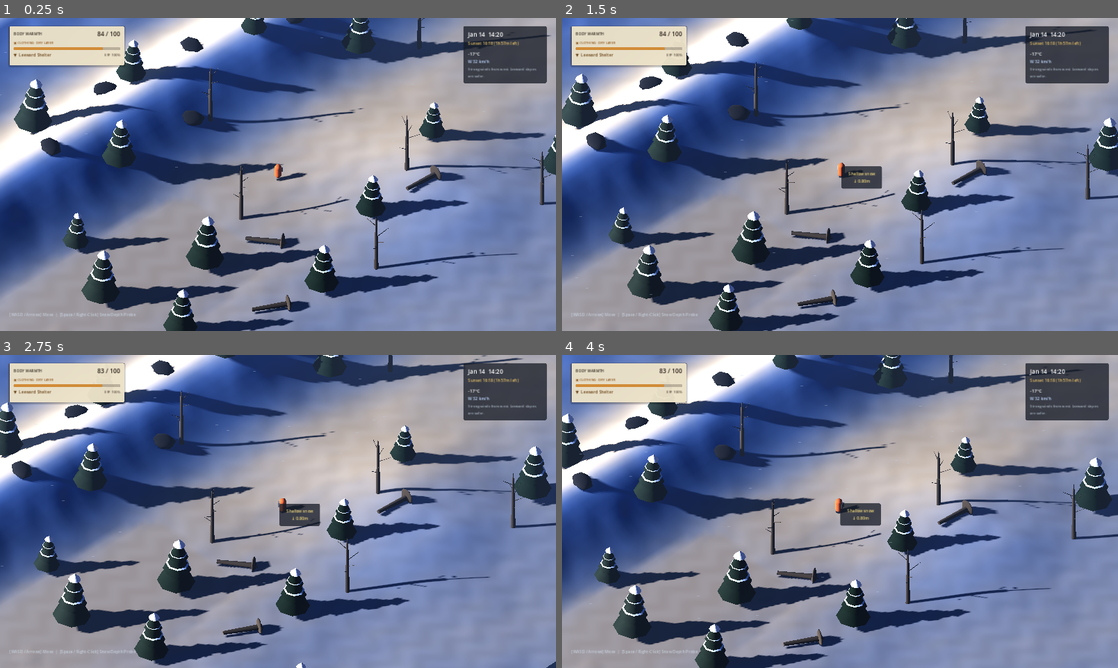
Above: before the commit, frames 1-4 (two rows, left to right).
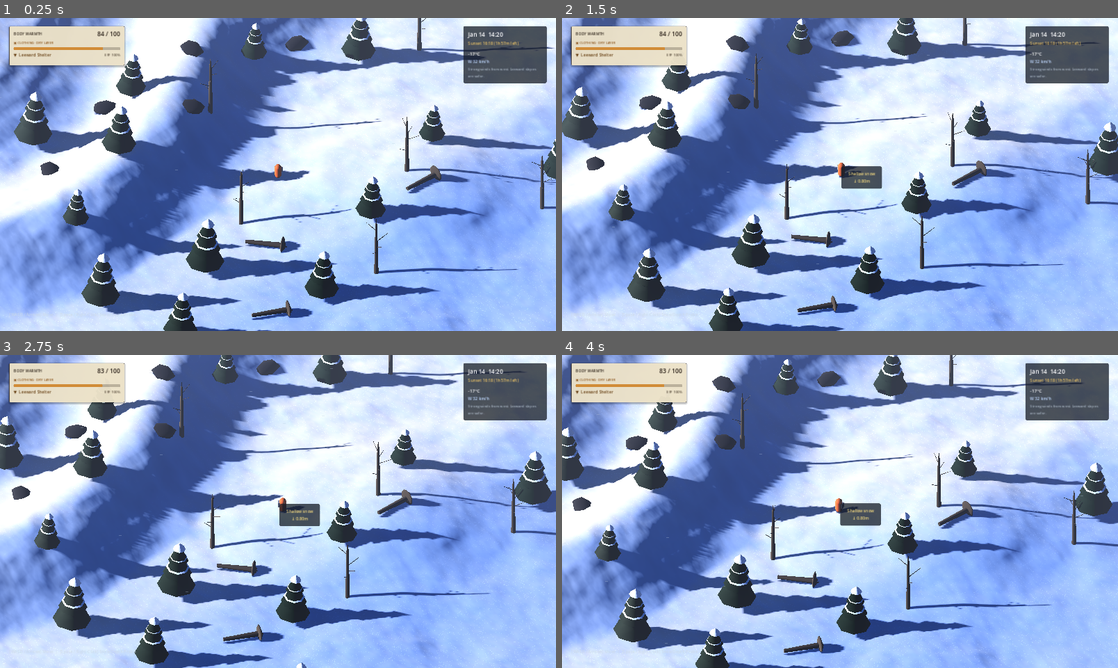
Above: after the commit, the same moments.

Repository: bobbik1984/winter-shelter
Game: Godot game, scene res://scenes/main.tscn
Same seed, same stepped clock (60 frames per second), same inputs: the game is played once before the commit and once after it.
Inputs:
- Up to frame 1 (0.25 s): no input
- Up to frame 2 (1.5 s): hold D (move_right) 0.53-1.28 s; tap Space (probe) at 0.6, 1.35 s; hold S (move_down) from 1.28 s (still down)
- Up to frame 3 (2.75 s): release S (move_down) at 2.03 s; hold D (move_right) from 2.03 s (still down); tap Space (probe) at 2.1 s
- Up to frame 4 (4 s): release D (move_right) at 2.78 s; hold W (move_up) 2.78-3.53 s; tap Space (probe) at 2.85, 3.6 s; hold A (move_left) from 3.53 s (still down)

The runs differ from the first frame. In frame 1, 85% of the frame differs, in the area x 0-100%, y 0-100%; in frame 2, 85%; in frame 3, 85%; in frame 4, 85%.

Commit message:
[wild] blueprint(m2): multi-scale terraced snowfield, sastrugi normal shader & low-sun lighting

Diff:
--- a/scripts/world/atmosphere_setup.gd
+++ b/scripts/world/atmosphere_setup.gd
@@ -1,7 +1,7 @@
 extends WorldEnvironment
 
-## M1 大气：低角度暖金夕阳 + 冷蓝天光 + 远景雾。
-## 挂在 main.tscn 的 WorldEnvironment 上，运行时替换占位 Environment。
+## M1->M2 大气与夕阳光照（主创定标版）：
+## 对齐 VISUAL_LANGUAGE.md：低角度暖金夕阳（俯角 -24°）+ 钴蓝高空环境光 + 远景暖雾。
 
 func _ready() -> void:
 	var env := Environment.new()
@@ -9,39 +9,41 @@
 
 	var sky := Sky.new()
 	var sky_mat := ProceduralSkyMaterial.new()
-	sky_mat.sky_top_color = Color(0.10, 0.20, 0.42)
-	sky_mat.sky_horizon_color = Color(0.92, 0.68, 0.50)
-	sky_mat.sky_curve = 0.18
-	sky_mat.ground_bottom_color = Color(0.18, 0.24, 0.36)
-	sky_mat.ground_horizon_color = Color(0.72, 0.62, 0.58)
+	sky_mat.sky_top_color = Color(0.14, 0.26, 0.50)
+	sky_mat.sky_horizon_color = Color(0.94, 0.72, 0.52)
+	sky_mat.sky_curve = 0.16
+	sky_mat.ground_bottom_color = Color(0.20, 0.28, 0.42)
+	sky_mat.ground_horizon_color = Color(0.76, 0.66, 0.58)
 	sky_mat.ground_curve = 0.10
-	sky_mat.sun_angle_max = 18.0
-	sky_mat.sun_curve = 0.12
+	sky_mat.sun_angle_max = 22.0
+	sky_mat.sun_curve = 0.10
 	sky.sky_material = sky_mat
 	env.sky = sky
 
 	env.ambient_light_source = Environment.AMBIENT_SOURCE_SKY
-	env.ambient_light_sky_contribution = 0.70
-	env.ambient_light_color = Color(0.42, 0.56, 0.78)
-	env.ambient_light_energy = 0.55
+	env.ambient_light_sky_contribution = 0.62
+	env.ambient_light_color = Color(0.38, 0.52, 0.78)
+	env.ambient_light_energy = 0.68
 
 	env.tonemap_mode = Environment.TONE_MAPPER_ACES
-	env.tonemap_exposure = 0.72
+	env.tonemap_exposure = 0.82
+	env.tonemap_white = 4.5
 
 	env.fog_enabled = true
-	env.fog_light_color = Color(0.58, 0.68, 0.84)
-	env.fog_light_energy = 0.55
-	env.fog_density = 0.003
-	env.fog_aerial_perspective = 0.65
-	env.fog_sky_affect = 0.45
+	env.fog_light_color = Color(0.72, 0.76, 0.86)
+	env.fog_light_energy = 0.65
+	env.fog_density = 0.0035
+	env.fog_aerial_perspective = 0.70
+	env.fog_sky_affect = 0.40
 
 	environment = env
 
 	var sun := get_parent().get_node_or_null("SunLight") as DirectionalLight3D
 	if sun:
-		sun.rotation_degrees = Vector3(-74.0, -35.0, 0.0)
-		sun.light_color = Color(1.0, 0.72, 0.46)
-		sun.light_energy = 1.45
+		# 低角度西北偏西落日：拉出斜向长树影，同时避免脊线正顶面垂直过曝
+		sun.rotation_degrees = Vector3(-24.0, -42.0, 0.0)
+		sun.light_color = Color(1.0, 0.78, 0.54)
+		sun.light_energy = 1.15
 		sun.shadow_enabled = true
-		sun.directional_shadow_max_distance = 120.0
-		sun.shadow_blur = 1.5
+		sun.directional_shadow_max_distance = 110.0
+		sun.shadow_blur = 1.35
--- a/scripts/world/terrain_height.gd
+++ b/scripts/world/terrain_height.gd
@@ -1,9 +1,9 @@
 class_name TerrainHeight
 extends RefCounted
 
-## M1 高度场：从 Web 原型 world.ts 的 buildTerrain() 移植。
-## 纯函数、可测试、无节点依赖。世界坐标 x 向西(-) / 向东(+)，z 向南(-) / 向北(+)。
-## 布局：西侧迎风坡 -> 脊线 -> 东侧背风缓坡 -> 雪棚平台 -> 南侧沟谷。
+## M1->M2 多尺度雪原高度场（主创定标版）：
+## 结合参考图 Box 1 (阶梯台地体块) -> Box 2/3 (蜿蜒主脊 + 背风风积雪包 + 局部雪枕 + 远景下沉谷口)。
+## 纯函数、可测试、无节点依赖。
 
 const GRID := 52
 const WORLD_SIZE := 100.0
@@ -47,20 +47,44 @@
 static func _grid_coord(value: float) -> float:
 	return clampf((value + HALF_SIZE) / WORLD_SIZE * float(GRID - 1), 0.0, float(GRID - 1))
 
+static func _ridge_center_i(j: float) -> float:
+	var wy := j / float(GRID - 1)
+	# 在 z=0 (wy=0.5) 处锚定在 i=17.8，向南北两侧呈自然 S 型蜿蜒，彻底消除尺子画出的直线白光带
+	var s_curve := sin((wy - 0.5) * PI * 2.1) * 4.2
+	var organic := (fbm(wy * 3.2, 1.7, SEED + 19, 3) - 0.5) * 3.8 * absf(wy - 0.5) * 2.0
+	return 17.8 + s_curve + organic
+
 static func _height_from_grid(i: float, j: float) -> float:
 	var wx := i / float(GRID - 1)
 	var wy := j / float(GRID - 1)
-	var windward := clampf((18.0 - i) / 10.0, 0.0, 1.0)
-	var slope := windward * (18.0 - i) * 0.55
-	var crest := exp(-pow((i - 18.0) / 3.4, 2.0)) * 5.6
-	var lee_shelf := 2.15 + exp(-pow((i - 32.0) / 7.0, 2.0)) * 0.35
-	var rolling := (fbm(i / 11.0, j / 11.0, SEED) - 0.5) * 1.55
-	var gully := -exp(-(pow((i - 28.0) / 4.5, 2.0) + pow((j - 36.0) / 3.2, 2.0))) * 1.1
-	var bench := exp(-(pow((i - 34.0) / 6.5, 2.0) + pow((j - 22.0) / 5.5, 2.0)))
+	var ridge_i := _ridge_center_i(j)
 
-	var h := maxf(slope, 0.0) + crest * (1.0 - windward * 0.15)
-	h = h * (1.0 - bench) + 2.05 * bench + lee_shelf * maxf(wx - 0.42, 0.0) * 0.4
-	h += rolling + gully + sin(wy * PI) * 0.15
+	# 1. 宏观地形：西北迎风高坡 -> 蜿蜒脊线 -> 东南背风深雪坡 -> 东北远景下沉谷口
+	var windward := clampf((ridge_i - i) / 10.5, 0.0, 1.0)
+	var slope := windward * (ridge_i - i) * 0.48
+	var crest := exp(-pow((i - ridge_i) / 3.8, 2.0)) * 5.5
+	var lee_shelf := 2.15 + exp(-pow((i - (ridge_i + 13.5)) / 7.5, 2.0)) * 0.55
+
+	# 2. 中尺度风积雪丘 (Snow Drifts) 与阶梯台地柔化 (Box 1 -> Box 2)
+	var rolling := (fbm(i / 8.5, j / 8.5, SEED, 4) - 0.5) * 1.85
+	var drift_rib := (fbm((i * 0.85 + j * 0.52) / 4.2, (j * 0.85 - i * 0.52) / 6.5, SEED + 31, 3) - 0.5) * 0.68
+	var gully := -exp(-(pow((i - 29.0) / 5.0, 2.0) + pow((j - 36.0) / 3.8, 2.0))) * 1.15
+	var bench := exp(-(pow((i - 34.0) / 6.8, 2.0) + pow((j - 22.0) / 5.8, 2.0)))
+
+	# 3. 东北/远端山谷自然下沉（让等距镜头右上角能透出远山与夕阳天际线）
+	var valley_vista := smoothstep(0.62, 0.96, wx) * smoothstep(0.55, 0.10, wy) * 1.35
+
+	var h := maxf(slope, 0.0) + crest * (1.0 - windward * 0.18)
+	h = h * (1.0 - bench) + 2.10 * bench + lee_shelf * maxf(wx - 0.40, 0.0) * 0.42
+	h += rolling + drift_rib + gully - valley_vista + sin(wy * PI) * 0.18
+
+	# 4. 轻度阶梯化（保留参考图 Box 1 -> Box 2 的台地体块结构感，外覆厚雪柔化）
+	var step_size: float = 1.15
+	var step_frac: float = fmod(maxf(h, 0.0), step_size) / step_size
+	var terraced: float = (floorf(h / step_size) + smoothstep(0.15, 0.85, step_frac)) * step_size
+	var center_guard: float = smoothstep(1.5, 5.5, Vector2(i - 20.4, j - 25.5).length())
+	h = lerpf(h, terraced, 0.22 * center_guard)
+
 	return maxf(0.2, h)
 
 static func height_at(x: float, z: float) -> float:
@@ -73,8 +97,7 @@
 	var hw := _height_from_grid(maxf(0.0, i - 3.0), j)
 	var lee := clampf((hw - h) / 1.8, -1.2, 1.4)
 	var base := 0.28 + fbm(i / 6.5, j / 6.5, SEED + 91) * 0.7
-	# 背风 shelf 的深雪带：对应参考图的东南深雪坡，供雪洞/高床雪洞选址。
-	var lee_band := smoothstep(0.55, 0.78, i / float(GRID - 1)) * 1.55
+	var lee_band := smoothstep(0.52, 0.78, i / float(GRID - 1)) * 1.55
 	return clampf(base + lee * 0.62 + lee_band - maxf(0.0, h - 5.2) * 0.14, 0.04, 3.0)
 
 static func gradient_at(x: float, z: float) -> Vector2:
--- a/shaders/snow_terrain.gdshader
+++ b/shaders/snow_terrain.gdshader
@@ -1,8 +1,10 @@
 shader_type spatial;
 render_mode cull_disabled, diffuse_burley, specular_schlick_ggx;
 
-// M1 雪面：迎光暖金、背光群青、按坡度/高度/雪深分层。
-// 顶点色 R 通道编码归一化雪深，由 terrain_builder.gd 写入。
+// M1->M2 雪面与岩壁覆雪 Shader（主创定标版）：
+// 1. 消除直线过曝白光带，采用自然暖クリーム色受光雪面 + 群青冰蓝背风雪面；
+// 2. 加入程序化风蚀雪纹 (Sastrugi) 法线微扰动与冰晶闪点 (Sparkle)；
+// 3. 陡坡自然裸露深灰层状山岩，且岩壁朝上微台地自动覆雪。
 
 varying float snow_depth;
 varying vec3 world_normal;
@@ -10,36 +12,83 @@
 varying float slope_v;
 varying float height_v;
 
+float hash21(vec2 p) {
+	p = fract(p * vec2(123.34, 456.21));
+	p += dot(p, p + 45.32);
+	return fract(p.x * p.y);
+}
+
+float vnoise(vec2 p) {
+	vec2 i = floor(p);
+	vec2 f = fract(p);
+	vec2 u = f * f * (3.0 - 2.0 * f);
+	float a = hash21(i);
+	float b = hash21(i + vec2(1.0, 0.0));
+	float c = hash21(i + vec2(0.0, 1.0));
+	float d = hash21(i + vec2(1.0, 1.0));
+	return mix(mix(a, b, u.x), mix(c, d, u.x), u.y);
+}
+
+float fbm(vec2 p) {
+	float v = 0.0;
+	float a = 0.5;
+	mat2 rot = mat2(vec2(0.8, 0.6), vec2(-0.6, 0.8));
+	for (int i = 0; i < 4; i++) {
+		v += a * vnoise(p);
+		p = rot * p * 2.05;
+		a *= 0.5;
+	}
+	return v;
+}
+
 void vertex() {
 	snow_depth = COLOR.r;
 	world_normal = normalize((MODEL_MATRIX * vec4(NORMAL, 0.0)).xyz);
 	world_pos = (MODEL_MATRIX * vec4(VERTEX, 1.0)).xyz;
 	slope_v = 1.0 - clamp(world_normal.y, 0.0, 1.0);
-	height_v = clamp(VERTEX.y / 8.0, 0.0, 1.0);
+	height_v = clamp(VERTEX.y / 8.5, 0.0, 1.0);
 }
 
 void fragment() {
-	float up = clamp(world_normal.y, 0.0, 1.0);
-	float sun_face = clamp(dot(world_normal, normalize(vec3(-0.55, 0.50, -0.36))), 0.0, 1.0);
+	// 1. 风蚀雪波纹 (沿西北->东南风向拉长的 Sastrugi 纹理)
+	vec2 wind_uv = vec2(world_pos.x * 0.28 + world_pos.z * 0.14, world_pos.z * 0.52 - world_pos.x * 0.12);
+	float drift_n = fbm(wind_uv);
+	float detail_n = fbm(world_pos.xz * 1.35);
 
-	vec3 snow_warm = vec3(0.98, 0.88, 0.72);
-	vec3 snow_cool = vec3(0.42, 0.55, 0.78);
-	vec3 snow_deep = vec3(0.55, 0.68, 0.90);
-	vec3 rock = vec3(0.14, 0.15, 0.18);
+	// 2. 微法线扰动：让雪面呈现真实的风积凹凸起伏，告别塑料平滑感
+	float eps = 0.25;
+	float nx = fbm(wind_uv + vec2(eps, 0.0)) - drift_n;
+	float nz = fbm(wind_uv + vec2(0.0, eps)) - drift_n;
+	vec3 bumped_world_n = normalize(world_normal + vec3(-nx * 0.38, 0.0, -nz * 0.38));
+	NORMAL = normalize((VIEW_MATRIX * vec4(bumped_world_n, 0.0)).xyz);
 
-	// 朝向太阳的坡面偏暖；背光面偏群青。
-	vec3 base = mix(snow_cool, snow_warm, smoothstep(0.12, 0.82, sun_face));
-	// 陡坡露出深色岩层；深雪更冷更蓝。
-	base = mix(base, rock, smoothstep(0.50, 0.84, slope_v));
-	base = mix(base, snow_deep, smoothstep(0.25, 0.95, snow_depth) * 0.45);
-	// 高处脊线略亮，低洼处略暗，让起伏可读。
-	base *= mix(0.72, 1.08, smoothstep(0.0, 0.85, height_v));
+	float up = clamp(bumped_world_n.y, 0.0, 1.0);
+	vec3 sun_dir = normalize(vec3(-0.62, 0.38, -0.45));
+	float sun_face = clamp(dot(bumped_world_n, sun_dir), 0.0, 1.0);
 
-	float ripple = sin(world_pos.x * 1.7 + sin(world_pos.z * 1.3) * 1.4) * 0.5 + 0.5;
-	base += vec3(0.018, 0.020, 0.024) * ripple;
+	// 3. 参考图冷暖色盘：受光面暖金奶油白，背风坡冰钴蓝，凹坑深群青
+	vec3 snow_sunlit = vec3(0.95, 0.90, 0.82);
+	vec3 snow_mid_cool = vec3(0.72, 0.81, 0.93);
+	vec3 snow_deep_drift = vec3(0.56, 0.69, 0.87);
 
-	ALBEDO = base;
-	ROUGHNESS = mix(0.92, 0.48, smoothstep(0.15, 0.85, snow_depth));
-	SPECULAR = mix(0.18, 0.42, up);
-	AO = mix(0.62, 1.0, up) * mix(0.80, 1.0, smoothstep(0.0, 1.0, snow_depth));
+	vec3 snow_col = mix(snow_mid_cool, snow_sunlit, smoothstep(0.10, 0.78, sun_face));
+	snow_col = mix(snow_col, snow_deep_drift, smoothstep(0.35, 0.92, snow_depth) * (1.0 - sun_face * 0.55));
+	snow_col += (drift_n - 0.5) * vec3(0.045, 0.050, 0.065);
+
+	// 4. 陡坡岩层裸露与台地覆雪过渡（复刻参考图左侧与山脊的覆雪岩体）
+	vec3 rock_dark = vec3(0.19, 0.21, 0.25);
+	vec3 rock_warm = vec3(0.31, 0.28, 0.26);
+	vec3 rock_col = mix(rock_dark, rock_warm, detail_n * sun_face);
+	float rock_mask = smoothstep(0.34, 0.62, slope_v + (detail_n - 0.5) * 0.18 - snow_depth * 0.12);
+	vec3 base = mix(snow_col, rock_col, rock_mask);
+
+	// 5. 高频雪晶闪点 (Sparkle)
+	float sparkle_grid = hash21(floor(world_pos.xz * 14.0));
+	float sparkle = step(0.965, sparkle_grid) * sun_face * (1.0 - rock_mask) * 0.14;
+	base += vec3(sparkle);
+
+	ALBEDO = clamp(base, vec3(0.08), vec3(0.96));
+	ROUGHNESS = mix(0.82, 0.96, rock_mask) - smoothstep(0.3, 0.9, snow_depth) * 0.12;
+	SPECULAR = mix(0.28, 0.12, rock_mask);
+	AO = mix(0.72, 1.0, up) * mix(0.85, 1.0, drift_n);
 }
